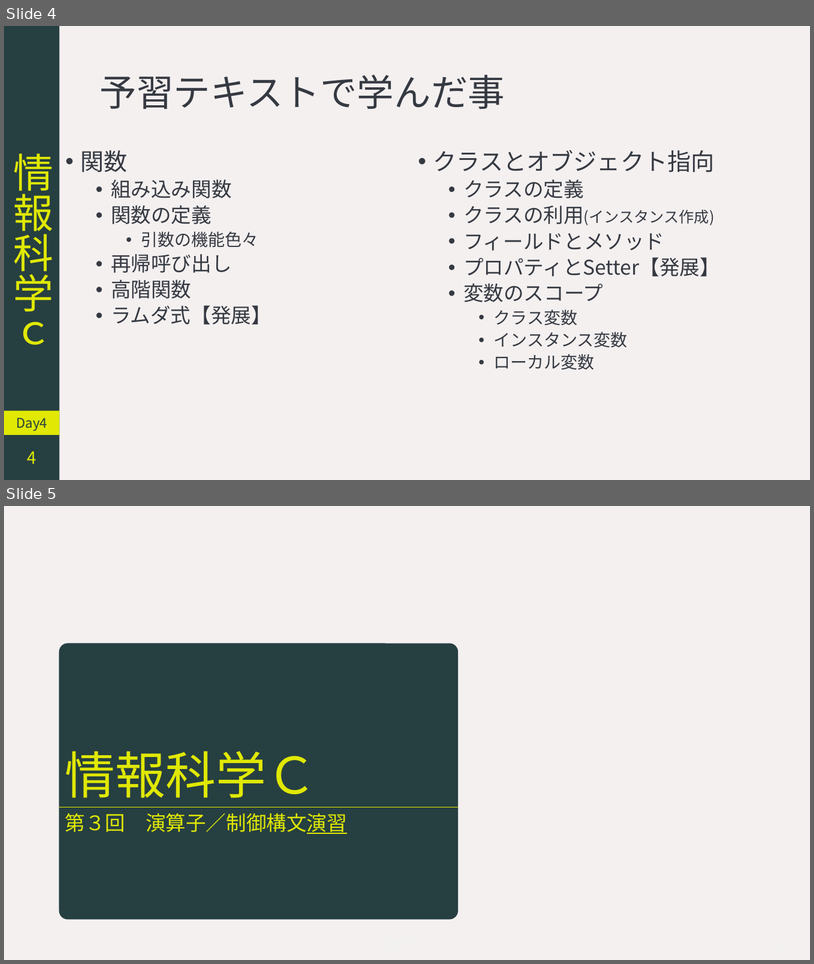
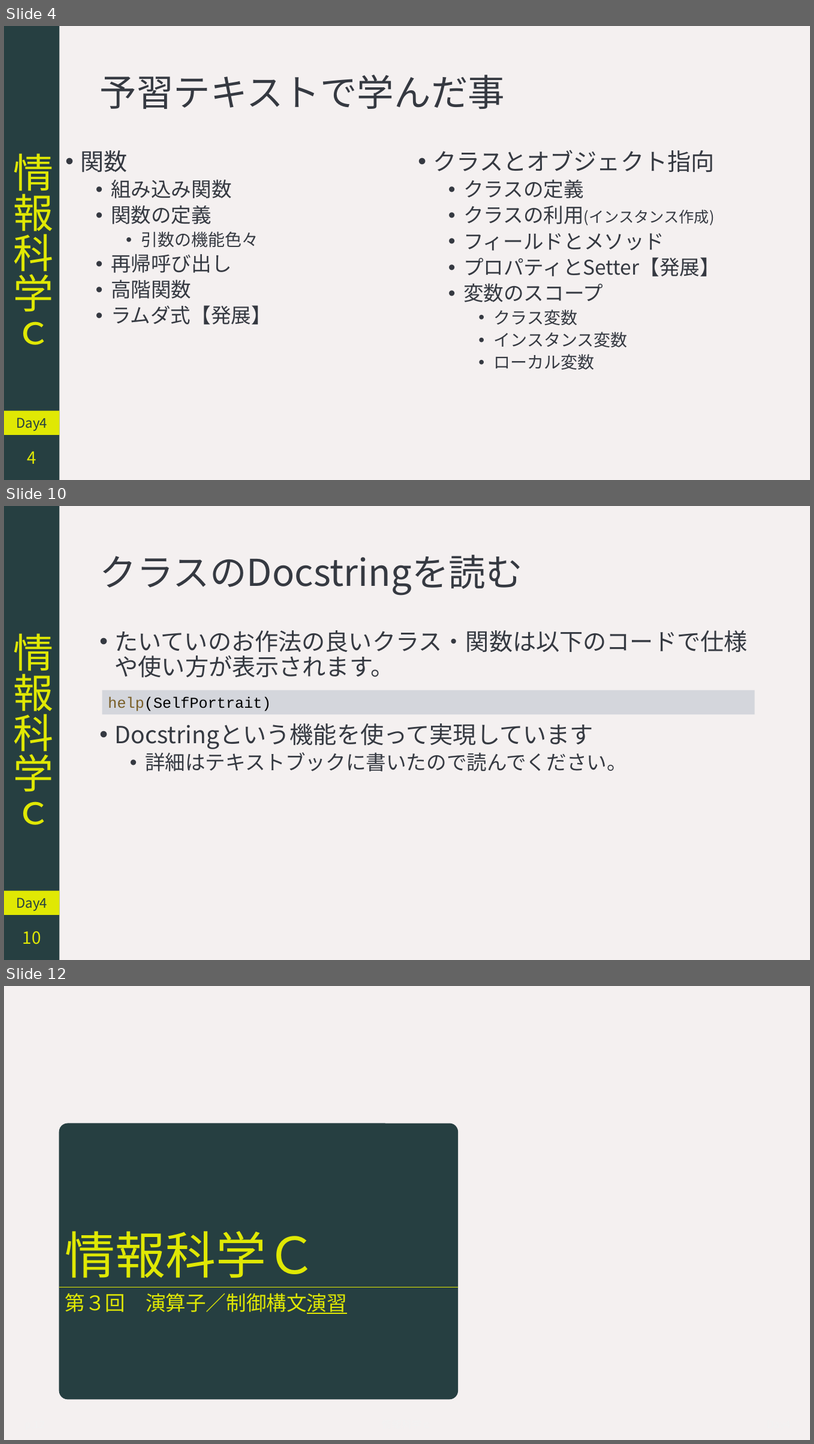
Before and after one commit to YokoyamaLab/PythonBasics, a slide deck: slides/computerScience_day4.pptx. Shown one above the other, each under a label of ours: slides 4 and 5 before the commit, slides 4, 10 and 12 after it; the slides between them are not shown. The pictures are 814x964 and 814x1444 pixels, drawn with LibreOffice and Linux fonts; fonts in the diff are those of the drawing. Boxes give left, top, right and bottom in pixels: in the first picture for what was removed or moved away, otherwise in the second. Text is boxed around its words. In the diff, an @@ line names an element or a change of style, - is before the commit and + after.

```diff
--- a/slides/computerScience_day4.pptx
+++ b/slides/computerScience_day4.pptx
@@ slide 10 added at <box>4,506,810,960</box>, background #F4F0F0 @@
@@ rectangle added at <box>4,506,60,960</box>, fill #263F41, 48 pt, text #E0E804 @@
+情報科学ｃ
@@ title added at <box>99,555,522,595</box>, 44 pt, text #353941 @@
+クラスのDocstringを読む
@@ text added at <box>115,630,748,771</box>, 28 pt, text #353941 @@
+• たいていのお作法の良いクラス・関数は以下のコードで仕様や使い方が表示されます。
+• Docstringという機能を使って実現しています
+  • 詳細はテキストブックに書いたので読んでください。
@@ rectangle added at <box>102,690,755,714</box>, fill #D4D6DC, 18 pt, text #000000 @@
+help(SelfPortrait)
@@ rectangle added at <box>4,891,60,915</box>, fill #E0E804, 16 pt, text #263F41 @@
+Day4
@@ page number added at <box>23,931,41,944</box>, 20 pt, text #E0E804 @@
+10
@@ what was slide 5 is now slide 12 @@
```
Also in this commit, not shown: 5 slides changed, 6 other slides added, 2 other files.
